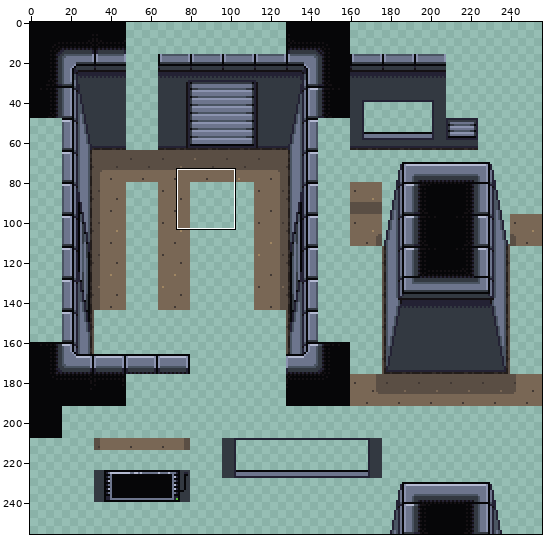
A sprite sheet gets an edit: assets/aseprite/tileset.png. The picture above shows the old version from afar; the outline marks the close-up.
Close-up. The starting point:
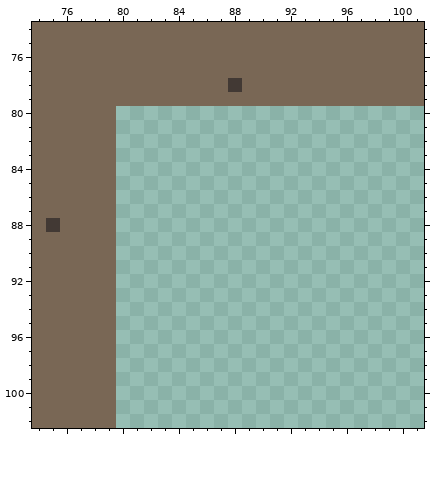
The file is 256x256 pixels. Shown: x 74..101, y 74..102.
After the commit:
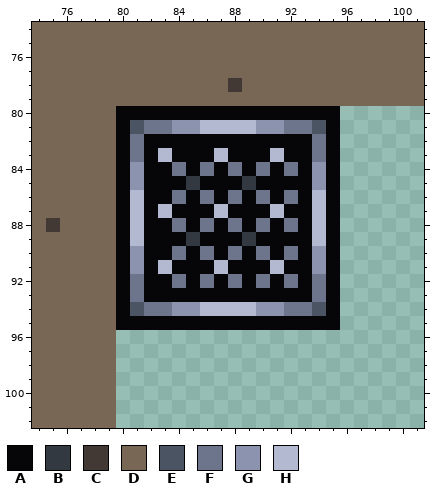
Palette (. is transparent): A #060608  B #333941  C #423934  D #796755  E #4a5462  F #6d758d  G #8b93af  H #b3b9d1
Edits made:
{"y":80,"x":80,"old":"................","new":"AAAAAAAAAAAAAAAA"}
{"y":81,"x":80,"old":"................","new":"AEFFGGHHHHGGFFEA"}
{"y":82,"x":80,"old":"................","new":"AFAAAAAAAAAAAAFA"}
{"y":83,"x":80,"old":"................","new":"AFAHAAAHAAAHAAFA"}
{"y":84,"x":80,"old":"................","new":"AGAAFAFAFAFAFAGA"}
{"y":85,"x":80,"old":"................","new":"AGAAABAAABAAAAGA"}
{"y":86,"x":80,"old":"................","new":"AHAAFAFAFAFAFAHA"}
{"y":87,"x":80,"old":"................","new":"AHAHAAAHAAAHAAHA"}
{"y":88,"x":80,"old":"................","new":"AHAAFAFAFAFAFAHA"}
{"y":89,"x":80,"old":"................","new":"AHAAABAAABAAAAHA"}
{"y":90,"x":80,"old":"................","new":"AGAAFAFAFAFAFAGA"}
{"y":91,"x":80,"old":"................","new":"AGAHAAAHAAAHAAGA"}
{"y":92,"x":80,"old":"................","new":"AFAAFAFAFAFAFAFA"}
{"y":93,"x":80,"old":"................","new":"AFAAAAAAAAAAAAFA"}
{"y":94,"x":80,"old":"................","new":"AEFFGGHHHHGGFFEA"}
{"y":95,"x":80,"old":"................","new":"AAAAAAAAAAAAAAAA"}
